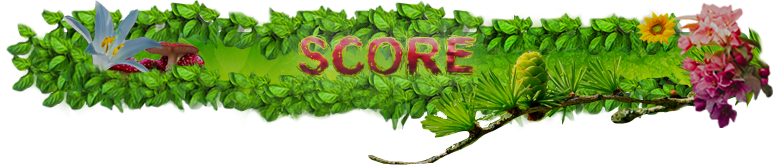
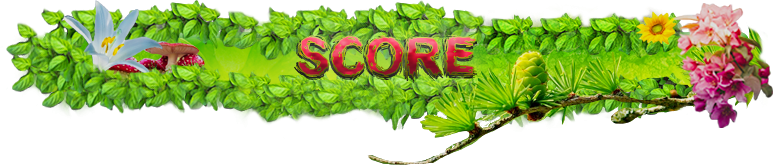
Before/after of a 773 x 165 layered artwork. What changed in the layer stack:
added layer "SCORE copy 10" above "SCORE copy 8" over bbox(294, 35, 477, 83)
added layer "Stats copy 2" (screen, 68%) above "Stats copy" over bbox(6, 0, 773, 165)
